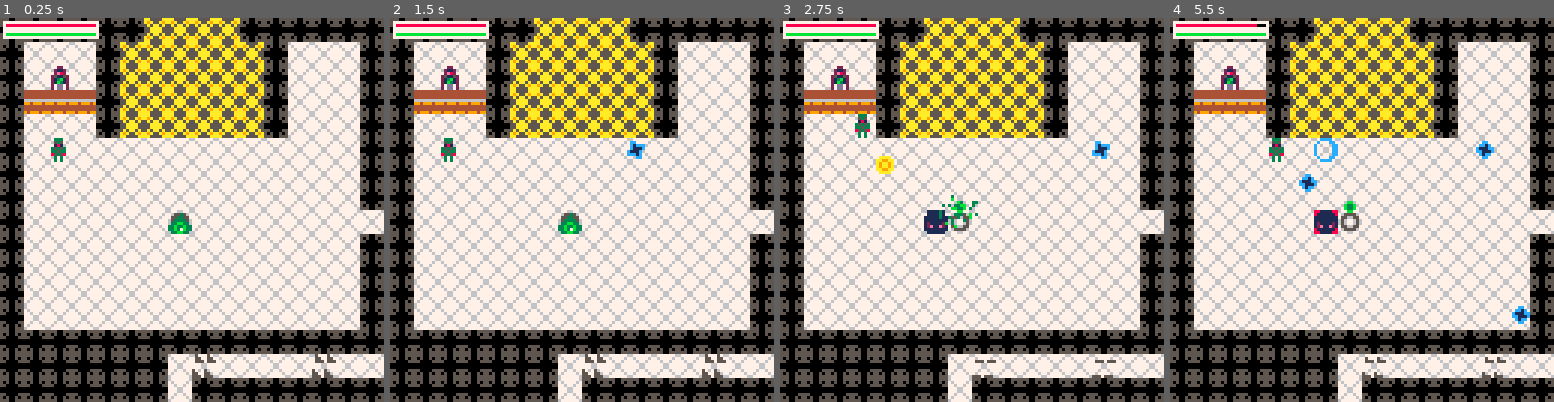
Above: before the commit, frames 1-4 (left to right).
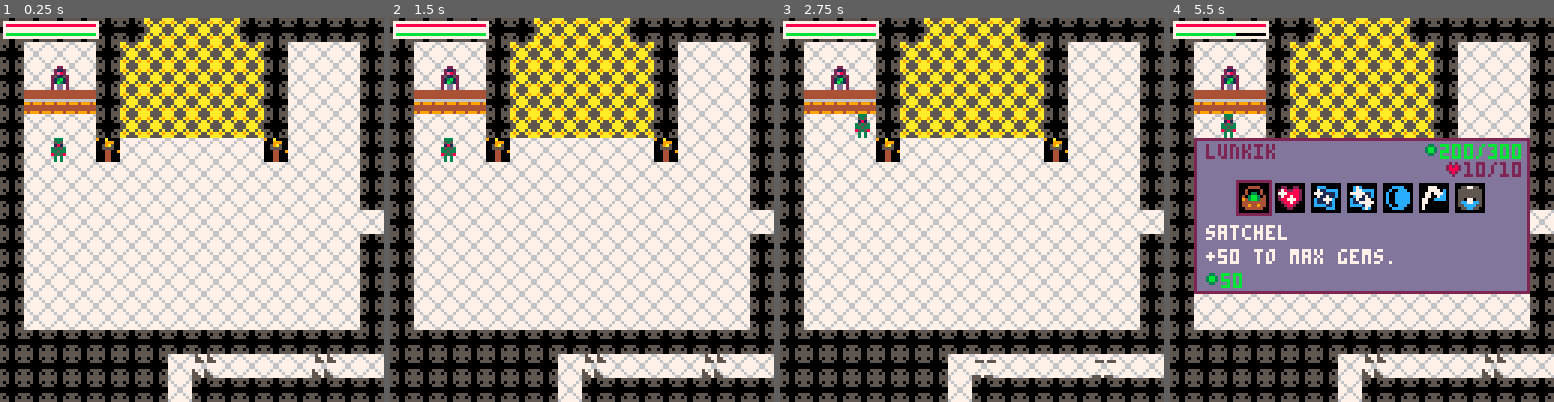
Above: after the commit, the same moments.

Repository: rledford/pico-door
Game: PICO-8 cartridge door.p8
Two runs of this game, one before a commit and one after it. Both use one fixed random seed, a clock stepped at 60 frames per second and the inputs below.
Inputs:
- Up to frame 1 (0.25 s): no input
- Up to frame 2 (1.5 s): tap X (X key) at 0.33, 1.07 s; tap O (Z key) at 0.7 s
- Up to frame 3 (2.75 s): hold Right 1.6-2.1 s; tap O (Z key) at 1.7, 2.1, 2.5 s; tap X (X key) at 1.85 s; hold Up 2.15-2.42 s; hold Right from 2.47 s (still down)
- Up to frame 4 (5.5 s): tap O (Z key) every 0.4 s from 2.9 to 5.3 s; tap X (X key) at 2.97, 4.08, 5.2 s; release Right at 3.03 s; hold Left 3.08-3.58 s; hold Down 3.63-3.97 s; hold Right 4.02-4.68 s; hold Up 4.73-5.03 s; hold Left from 5.08 s (still down)

The runs differ from the first frame. In frame 1, 1.1% of the frame differs, in the area x 25-75%, y 31-57%; in frame 2, 1.2%; in frame 3, 1.8%; in frame 4, 35%, in the area x 6-94%, y 1-93%.

Commit message:
Add torch sprite. Add moose sprite.

Diff:
--- a/door.p8
+++ b/door.p8
@@ -70,6 +70,13 @@
 -- also, there should be targetable hitboxes for the door so that the player can
 -- shoot projectiles at an angle which will make "ricochet" useful if player purchased
 
+-- boss room (looks same as main room) is in different map region and has all passages
+-- blocked so player can not leave (and despawn everything)
+-- merchant is dead (skeleton) but can speak (says "what'd you do?!?")
+
+-- change floor and wall tiles (switch) and invert colors
+-- moose is behind door and does a pee-wee herman scream
+
 -- [x] add window
 -- [x] make window interactive
 -- [] tune enemy movement and damage
@@ -148,7 +155,6 @@
 	cls()
 	player = init_object(player_type, 16, 40)
 	start_room_transition(0,0)
-	make_enemy_spawn_point(56, 64)
 	update_fn = game_update
 end
 
@@ -1642,14 +1648,14 @@
 0070070055000055776776774c4cc4c4776776775a5aa5a5755665570900000000000090000282000008280005877850058668500000000049a99a9449a99a94
 000000005050050576777767cc4444cc76777767a9a55a9a765555679009090999909099000020000000800005858580058585808000000849a99a9449a99a94
 00000000555005556777777644c44c4455575556aa5555aa67766776090000900900009000000000000000000855858008558580880000884444444444444444
-000000000000000005000500677667766776677600cccc0000cccc0000cccc0000cccc0000000000000000000000000000000000000000000000000000000000
-0000000005000500055005507ffffff7767777670c0cccc00c00ccc00c000cc00c0000c0000000000000000000000000000000000000000000cc0000000cc000
-0555055505550555055505557f6ff6f77ffffff7c00cccccc00cccccc00000ccc000000c00000000000808000002020000033000000bb00000c1ccc000cc1c00
-000000000000000000000000677667766f7ff7f6c0ccccccc00cccccc00000ccc000000c000000000082828000282820003bb30000b33b0000c111c00c111cc0
-000000000000000000000000677667766f7ff7f6c0ccccccc00cccccc00000ccc000000c000000000082228000288820003bb30000b33b000c111c000cc111c0
-0000000000000000500050007f6ff6f77ffffff7c00cccccc00cccccc00000ccc000000c00000000000828000002820000033000000bb0000ccc1c0000c1cc00
-0000000050005000550055007ffffff7767777670c0cccc00c00ccc00c000cc00c0000c000000000000080000000200000000000000000000000cc00000cc000
-555055505550555055505550677667766776677600cccc0000cccc0000cccc0000cccc0000000000000000000000000000000000000000000000000000000000
+000000000000000005000500677667766776677600cccc0000cccc0000cccc0000cccc0070000007000000000000000000000000000000000000000000000000
+0000000005000500055005507ffffff7767777670c0cccc00c00ccc00c000cc00c0000c0700000070000000000000000000000000000000000cc0000000cc000
+0555055505550555055505557f6ff6f77ffffff7c00cccccc00cccccc00000ccc000000c07000070000808000002020000033000000bb00000c1ccc000cc1c00
+000000000000000000000000677667766f7ff7f6c0ccccccc00cccccc00000ccc000000c004444000082828000282820003bb30000b33b0000c111c00c111cc0
+000000000000000000000000677667766f7ff7f6c0ccccccc00cccccc00000ccc000000c005445000082228000288820003bb30000b33b000c111c000cc111c0
+0000000000000000500050007f6ff6f77ffffff7c00cccccc00cccccc00000ccc000000c04411440000828000002820000033000000bb0000ccc1c0000c1cc00
+0000000050005000550055007ffffff7767777670c0cccc00c00ccc00c000cc00c0000c000444400000080000000200000000000000000000000cc00000cc000
+555055505550555055505550677667766776677600cccc0000cccc0000cccc0000cccc0004400440000000000000000000000000000000000000000000000000
 0033300000000000000000000000000000000000000220000002200044444444004444000ccc000000777000022002200c7c0000055775500000000000000000
 0053500000000000000000000000000000000000002112000021120044444444040000400711cccc0077770c278228820c77cccc555555550099990000aaaa00
 00181000000000000000000000000000000000000028e200002e820044444444040330407771111c0770777c777888827777711c55555555099aa9900aa99aa0
@@ -1658,14 +1664,14 @@
 08535800000000000000000000000000000000000213b120021b31204444444444444444c11171c07700000002887820c11777775cc77cc5099aa9900aa99aa0
 0030300000000000000000000000000000000000020dd020020dd0204444444444944944cccc11c07000000000288200cccc177055cccc550099990000aaaa00
 0030300000000000000000000000000000000000020dd020020dd02094999499044444400000ccc070000000000220000000c7c0055cc5500000000000000000
-00003000000000000111111001111110000000000009900000999900000000000e2ee2e000000000000000000000000000000000000000000000000000000000
-000330000000300011111111011111100008888809299290009229000e2ee2e0022ee22000000000000000000000000000999a00009aaa0000ee920000e22200
-00333300000330001211112111111111008999980299992009722790022ee220022ee2200000000000000000000000000a9aa9900aa99a9002e22ee0029ee9e0
-033bb33000333300122112211111111108aa9aa89299992992722729022ee2202ee22ee200000000000000000000000009a9aa900a99a9a00929a2e002ea9e20
-03b33b30033bb33012e11e211211112189a99a9899999999922222292ee22ee2029a9a2000000000000000000000000009aa9a900a9a99a00e2a929002e9ae20
-03b37b3033b33b3312e11e2112e11e2108aaa988997227999722227902eeee200ea9a9e0000000000000000000000000099aa9a009a99aa00ee22e200e9ee920
-033bb33033b37b33111111111111111100888800097997900972279002eeee2002eeee2000000000000000000000000000a9990000aaa9000029ee0000222e00
-00333300033bb3300111111001111110000000000099990000999900002ee200002ee20000000000000000000000000000000000000000000000000000000000
+00003000000000000111111001111110000000000009900000999900000000000e2ee2e0900a00000090a0090000000000000000000000000000000000000000
+000330000000300011111111011111100008888809299290009229000e2ee2e0022ee2200009990000a999000000000000999a00009aaa0000ee920000e22200
+00333300000330001211112111111111008999980299992009722790022ee220022ee2200059a5000059a500000000000a9aa9900aa99a9002e22ee0029ee9e0
+033bb33000333300122112211111111108aa9aa89299992992722729022ee2202ee22ee200555500005555000000000009a9aa900a99a9a00929a2e002ea9e20
+03b33b30033bb33012e11e211211112189a99a9899999999922222292ee22ee2029a9a2000044009900440000000000009aa9a900a9a99a00e2a929002e9ae20
+03b37b3033b33b3312e11e2112e11e2108aaa988997227999722227902eeee200ea9a9e0000440000004400000000000099aa9a009a99aa00ee22e200e9ee920
+033bb33033b37b33111111111111111100888800097997900972279002eeee2002eeee2000044000000440000000000000a9990000aaa9000029ee0000222e00
+00333300033bb3300111111001111110000000000099990000999900002ee200002ee20000044000000440000000000000000000000000000000000000000000
 
 
 
@@ -1797,7 +1803,7 @@
 
 
 __gff__
-0001000300010000000000000000000000000000000000000000000000000000000000000000000100000000000000000000000000000000000000000000000000000000000000000000000000000000000000000000000000000000000000000000000000000000000000000000000000000000000000000000000000000000
+0001000300010000000000000000000000000000000000000000000000000000000000000000000100000000000000000000000000000000000101000000000000000000000000000000000000000000000000000000000000000000000000000000000000000000000000000000000000000000000000000000000000000000
 0000000000000000000000000000000000000000000000000000000000000000000000000000000000000000000000000000000000000000000000000000000000000000000000000000000000000000000000000000000000000000000000000000000000000000000000000000000000000000000000000000000000000000
 __map__
 0101010101010505050501010101010101010101010101010101010101010101010101010101010000000000000000000000000000000000000000000000000000000000000000000000000000000000000000000000000000000000000000000000000000000000000000000000000000000000000000000000000000000000
@@ -1805,7 +1811,7 @@
 0102250201050505050505010202020101020202020202020202020201020201010204020402010000000000000000000000000000000000000000000000000000000000000000000000000000000000000000000000000000000000000000000000000000000000000000000000000000000000000000000000000000000000
 0127272701050505050505010202020101020201020202020202020201020202020402040204010000000000000000000000000000000000000000000000000000000000000000000000000000000000000000000000000000000000000000000000000000000000000000000000000000000000000000000000000000000000
 0102020201050505050505010202020101020201020202020202060201020201010204020402010000000000000000000000000000000000000000000000000000000000000000000000000000000000000000000000000000000000000000000000000000000000000000000000000000000000000000000000000000000000
-0102020202020202020202020202020101020202020202020202020201020201010402040204010000000000000000000000000000000000000000000000000000000000000000000000000000000000000000000000000000000000000000000000000000000000000000000000000000000000000000000000000000000000
+0102020239020202020202390202020101020202020202020202020201020201010402040204010000000000000000000000000000000000000000000000000000000000000000000000000000000000000000000000000000000000000000000000000000000000000000000000000000000000000000000000000000000000
 0102020202020202020202020202020101020202020202020202020201020201010202060202010000000000000000000000000000000000000000000000000000000000000000000000000000000000000000000000000000000000000000000000000000000000000000000000000000000000000000000000000000000000
 0102020202020202020202020202020101020202020202020202020201020201010202020202010000000000000000000000000000000000000000000000000000000000000000000000000000000000000000000000000000000000000000000000000000000000000000000000000000000000000000000000000000000000
 0102020202020202020202020202020202020202020202020202020201020201010202020202010000000000000000000000000000000000000000000000000000000000000000000000000000000000000000000000000000000000000000000000000000000000000000000000000000000000000000000000000000000000
